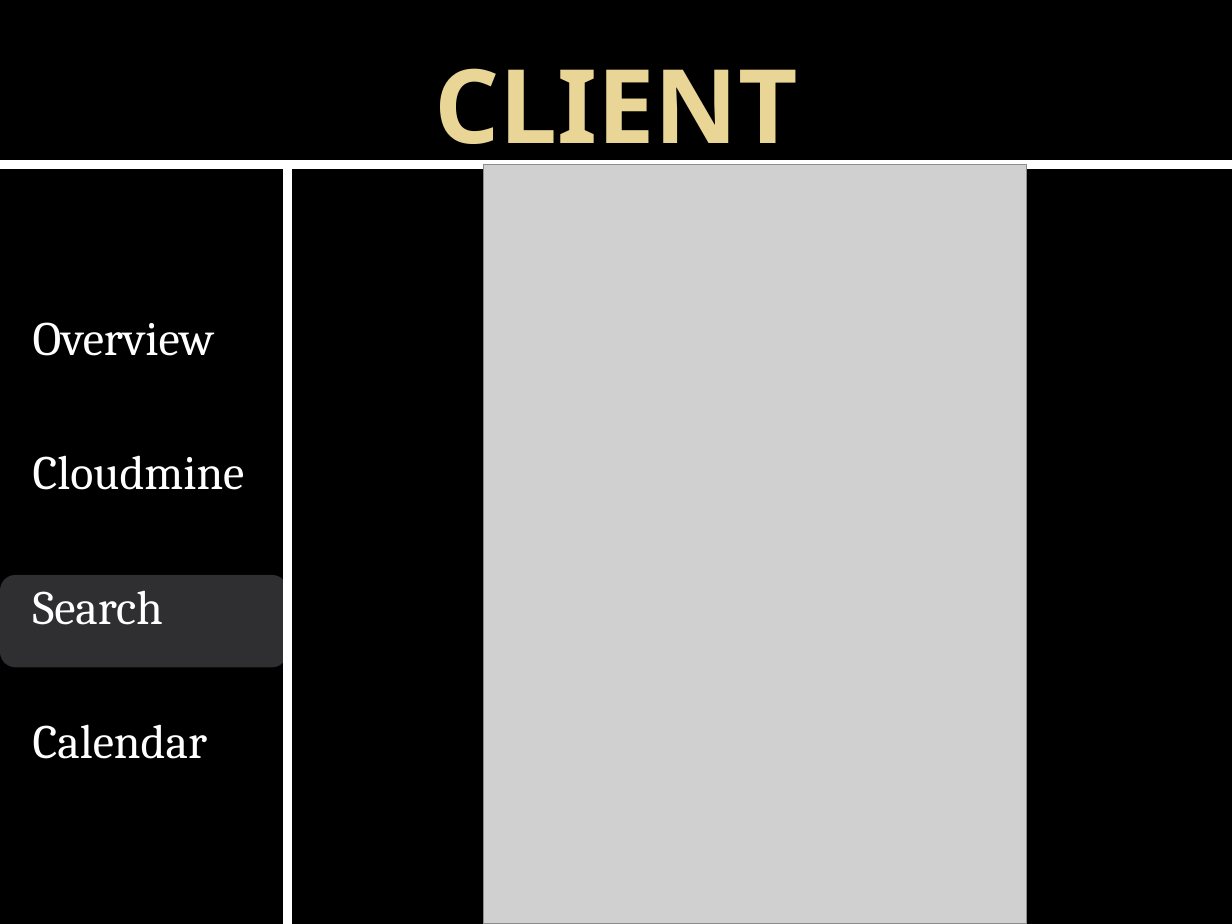
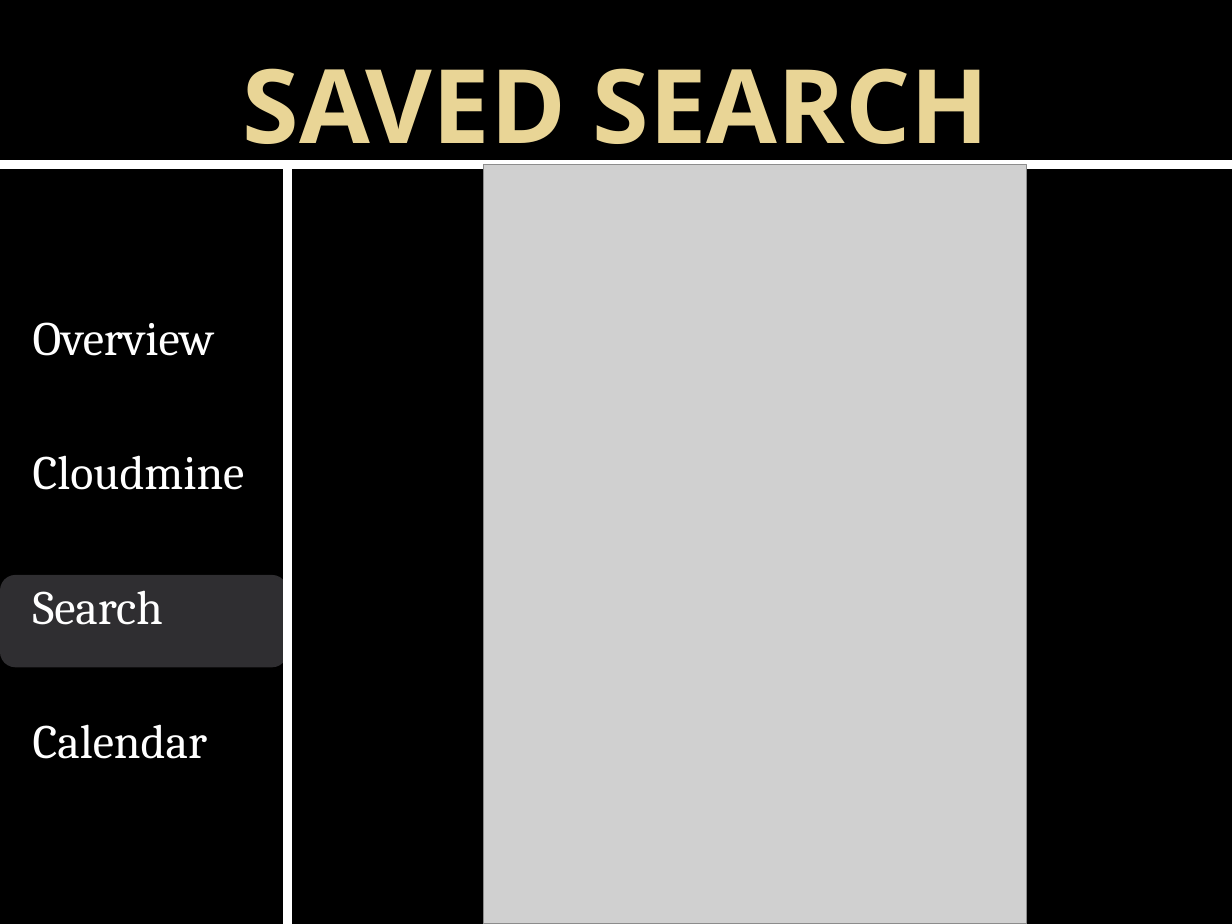
Before and after one commit to times05/Concert_Calendar, a slide deck: slide 9 of Concert Calendar Presentation.pptx. Drawn at 1232x924 pixels with LibreOffice and Linux fonts; fonts in the diff are those of the drawing; grey boxes stand for pictures; background and template pictures are left out. Boxes give left, top, right and bottom in pixels: in the first picture for what was removed or moved away, otherwise in the second. Text is boxed around its words. In the diff, an @@ line names an element or a change of style, - is before the commit and + after.

```diff
--- a/Concert Calendar Presentation.pptx
+++ b/Concert Calendar Presentation.pptx
@@ title at [243,68,990,170]: text changed @@
-CLIENT
+SAVED SEARCH
```
Also in this commit, not shown: 6 other slides changed, 1 slide added, 2 slides removed.
